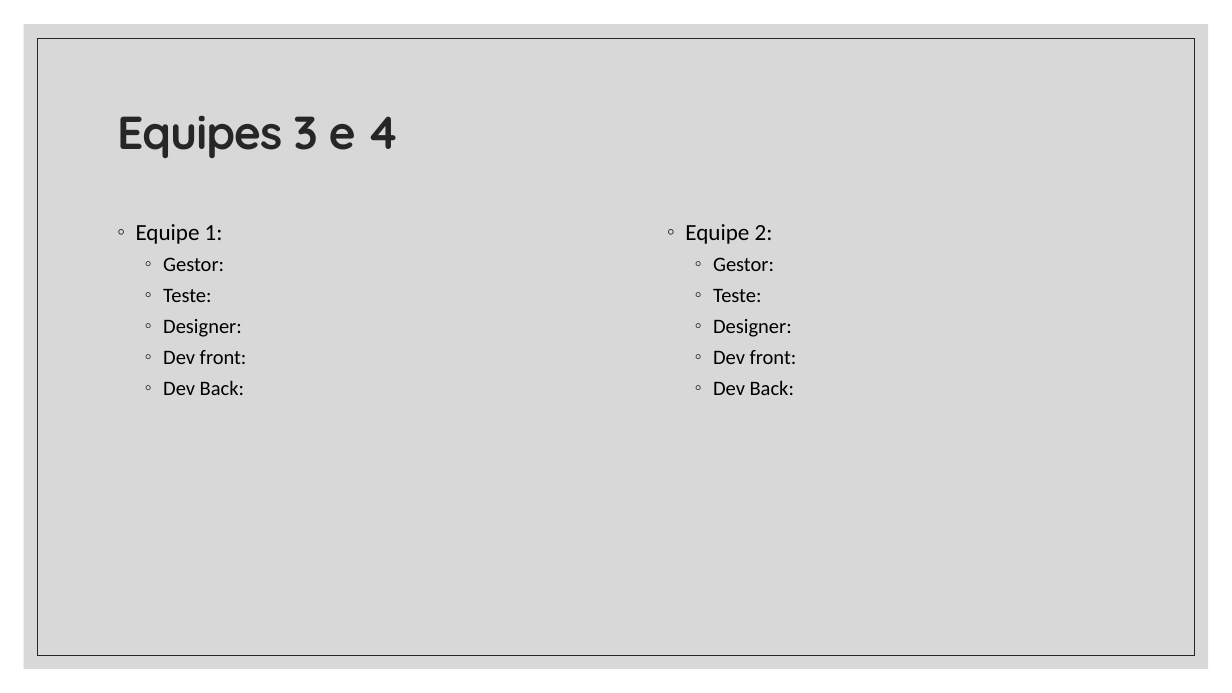
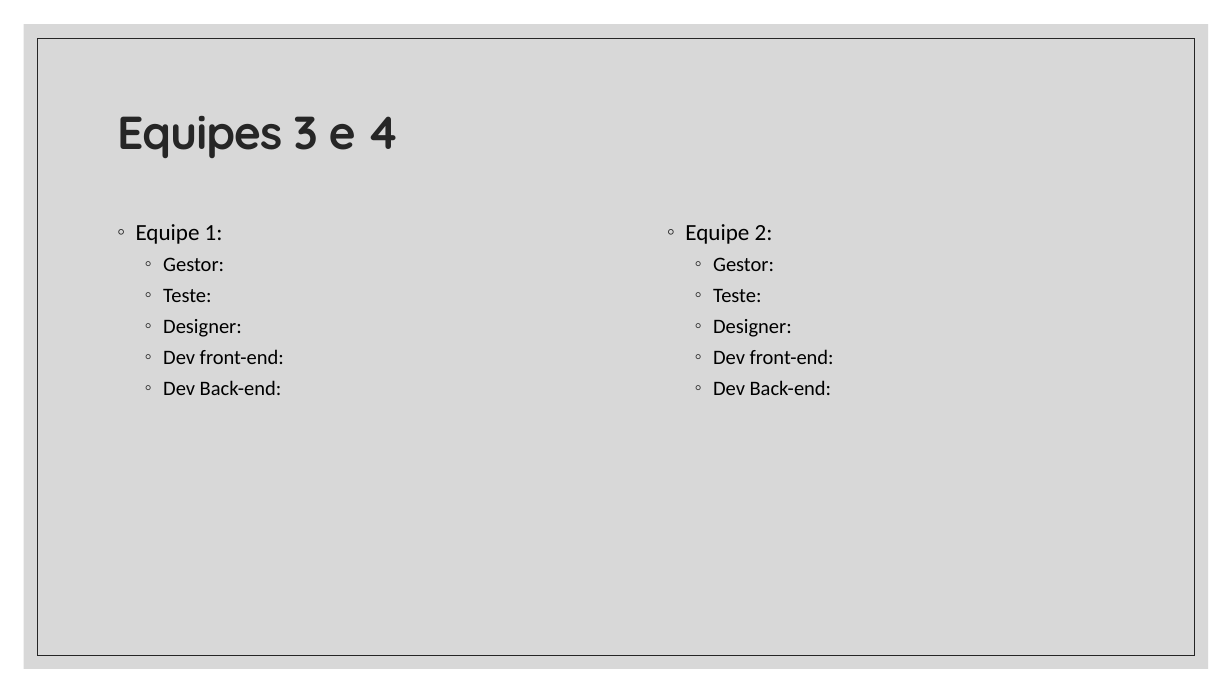
Before and after one commit to duarterafael/web-programming-classroom, a slide deck: slide 15 of classes/Projeto final.pptx. Drawn at 1232x693 pixels with LibreOffice and Linux fonts; fonts in the diff are those of the drawing. Boxes give left, top, right and bottom in pixels: in the first picture for what was removed or moved away, otherwise in the second. Text is boxed around its words. In the diff, an @@ line names an element or a change of style, - is before the commit and + after.

```diff
--- a/classes/Projeto final.pptx
+++ b/classes/Projeto final.pptx
@@ text at (163,349,284,395): text changed @@
-  ◦ Dev front:
-  ◦ Dev Back:
+  ◦ Dev front-end:
+  ◦ Dev Back-end:
@@ text at (713,349,834,395): text changed @@
-  ◦ Dev front:
-  ◦ Dev Back:
+  ◦ Dev front-end:
+  ◦ Dev Back-end:
```
Also in this commit, not shown: 7 other slides changed, 1 slide added, 2 slides removed.
